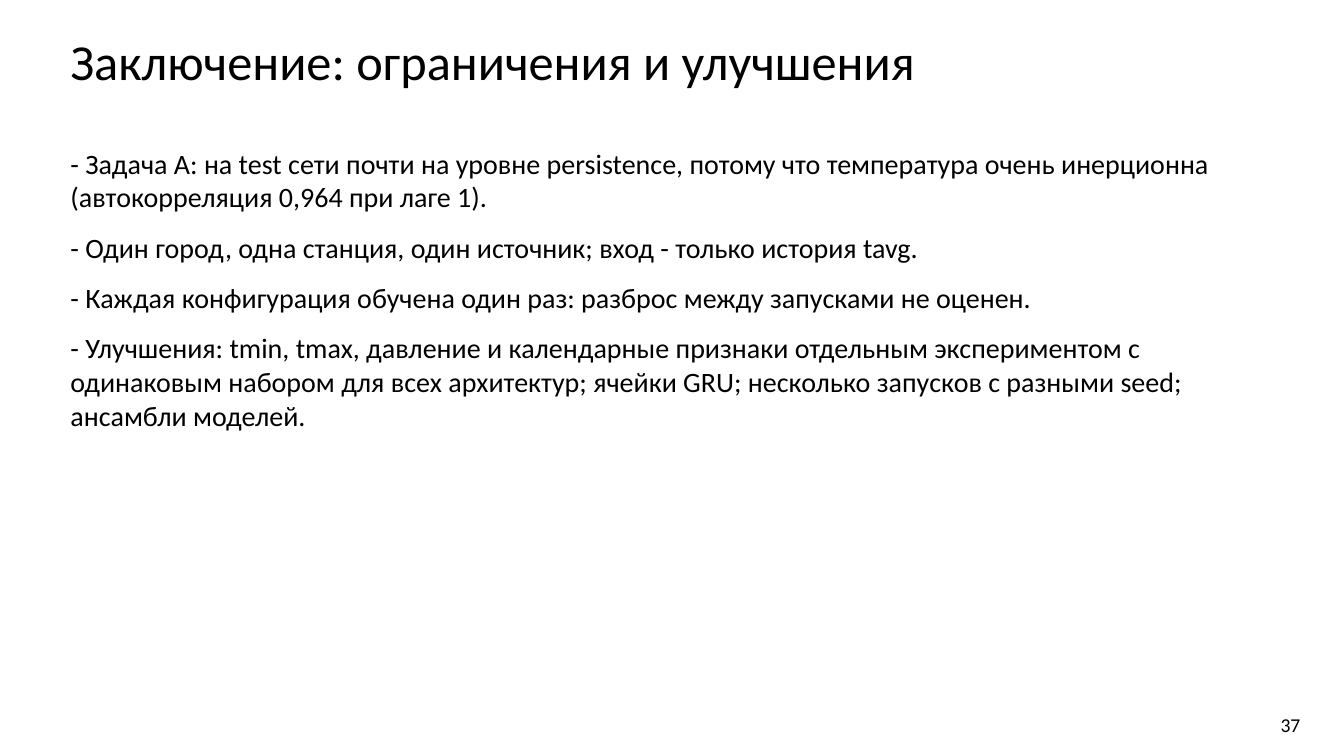
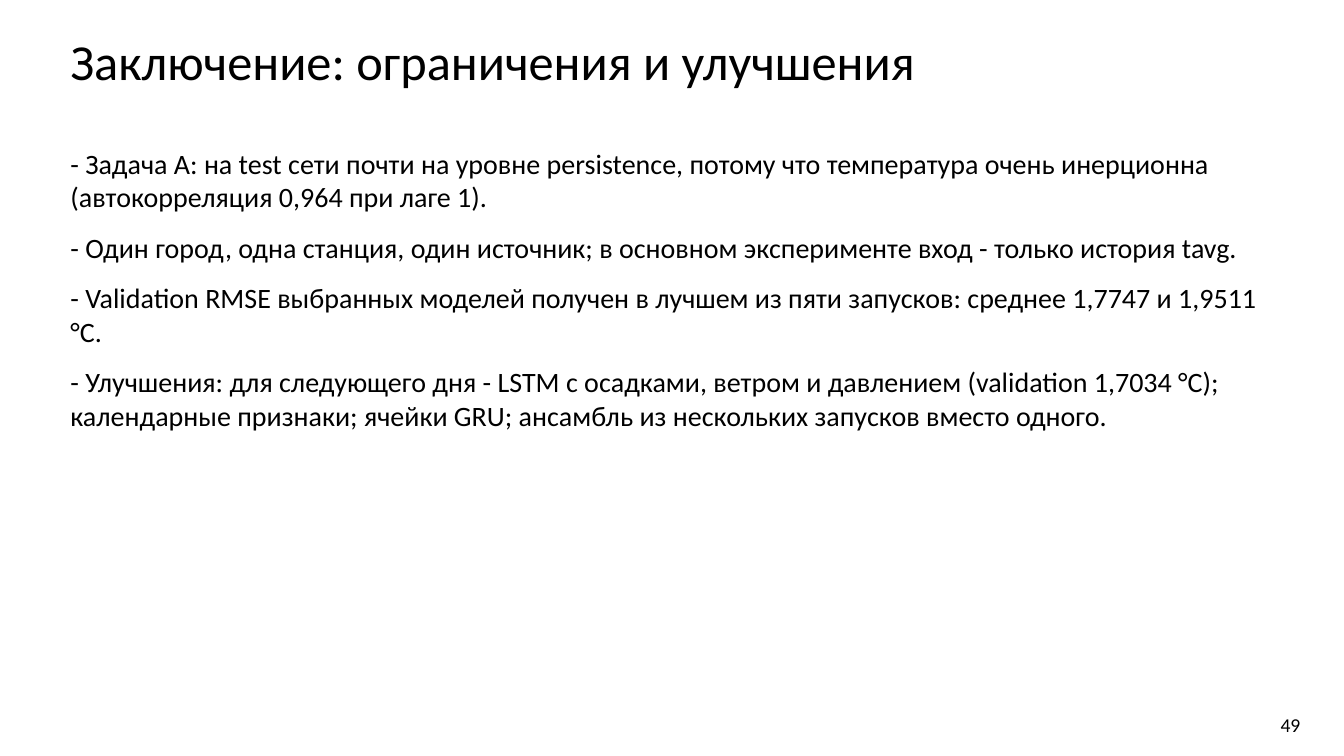
Before and after one commit to bigflyy/nn-uni, a slide deck: slide 49 of labs/lab2/nn-lab-2.pptx (slide 37 before the commit). Drawn at 1344x756 pixels with LibreOffice and Linux fonts; fonts in the diff are those of the drawing. Boxes give left, top, right and bottom in pixels: in the first picture for what was removed or moved away, otherwise in the second. Text is boxed around its words. In the diff, an @@ line names an element or a change of style, - is before the commit and + after.

```diff
--- a/labs/lab2/nn-lab-2.pptx
+++ b/labs/lab2/nn-lab-2.pptx
@@ text at box(70, 239, 1256, 431): text changed @@
-- Один город, одна станция, один источник; вход - только история tavg.
-- Каждая конфигурация обучена один раз: разброс между запусками не оценен.
-- Улучшения: tmin, tmax, давление и календарные признаки отдельным экспериментом с одинаковым набором для всех архитектур; ячейки GRU; несколько запусков с разными seed; ансамбли моделей.
+- Один город, одна станция, один источник; в основном эксперименте вход - только история tavg.
+- Validation RMSE выбранных моделей получен в лучшем из пяти запусков: среднее 1,7747 и 1,9511 °C.
+- Улучшения: для следующего дня - LSTM с осадками, ветром и давлением (validation 1,7034 °C); календарные признаки; ячейки GRU; ансамбль из нескольких запусков вместо одного.
@@ text at box(1281, 719, 1301, 732): text changed @@
-37
+49
```
Also in this commit, not shown: 15 other slides changed, 12 slides added, 38 other files.
